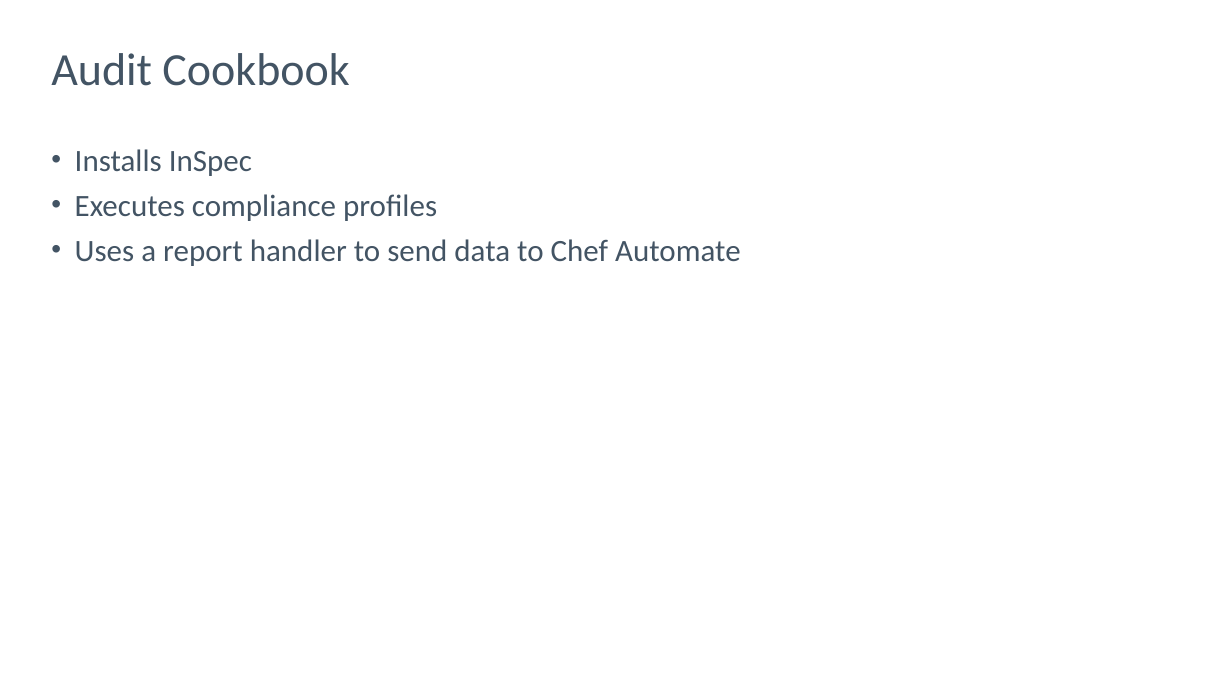
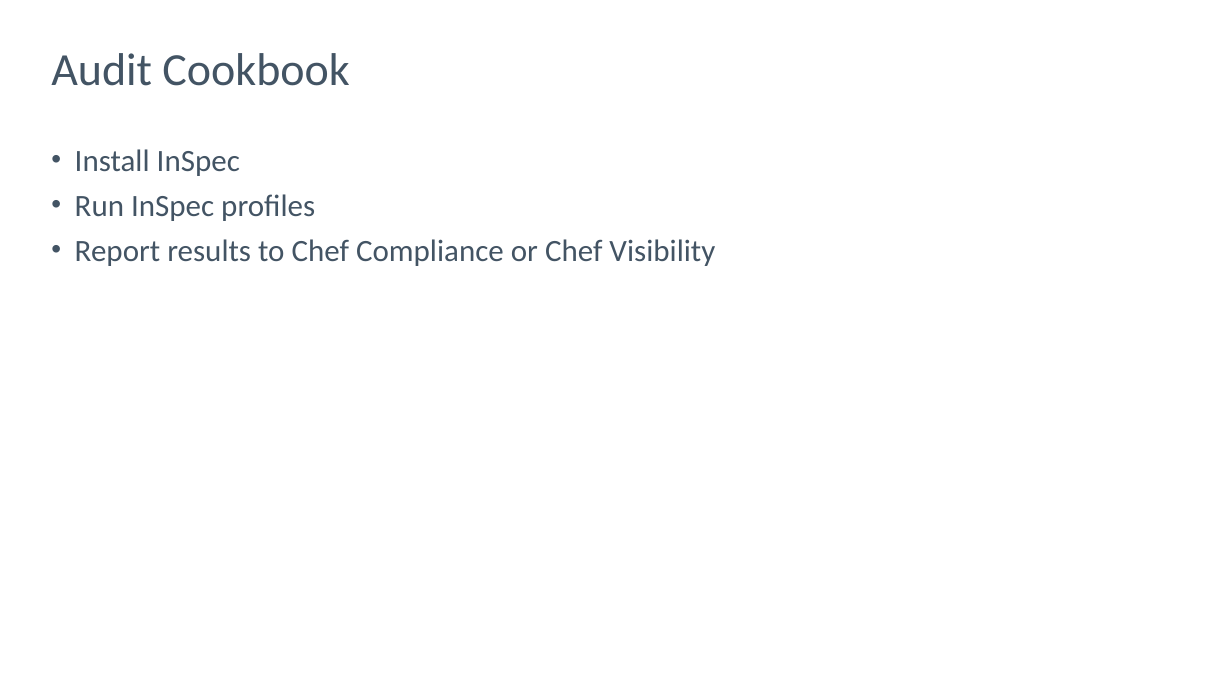
Before and after one commit to nathenharvey/introduction-to-inspec, a slide deck: slide 28 of powerpoint/Continuous-Compliance.pptx. Drawn at 1232x693 pixels with LibreOffice and Linux fonts; fonts in the diff are those of the drawing; background and template pictures are left out. Boxes give left, top, right and bottom in pixels: in the first picture for what was removed or moved away, otherwise in the second. Text is boxed around its words. In the diff, an @@ line names an element or a change of style, - is before the commit and + after.

```diff
--- a/powerpoint/Continuous-Compliance.pptx
+++ b/powerpoint/Continuous-Compliance.pptx
@@ text at (75,149,715,266): text changed @@
-• Installs InSpec
-• Executes compliance profiles
-• Uses a report handler to send data to Chef Automate
+• Install InSpec
+• Run InSpec profiles
+• Report results to Chef Compliance or Chef Visibility
```
Also in this commit, not shown: 3 other slides changed, 3 slides added, 2 slides removed, 3 other files.
